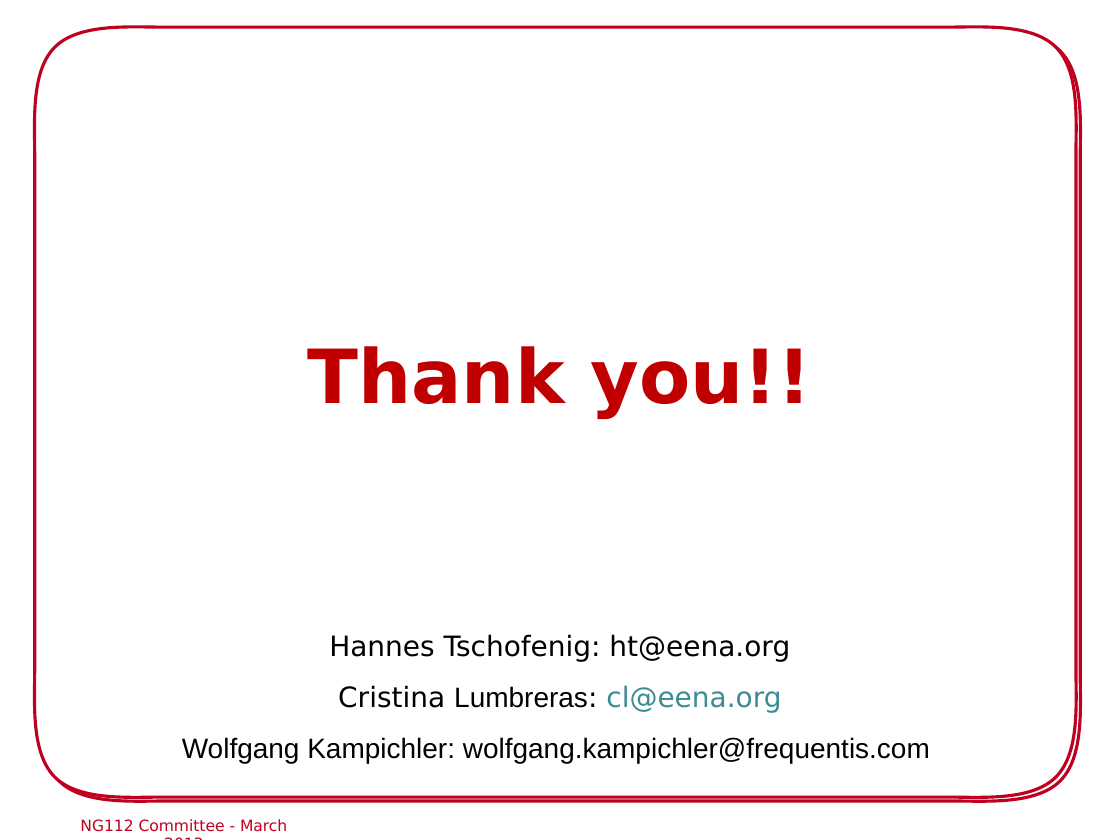
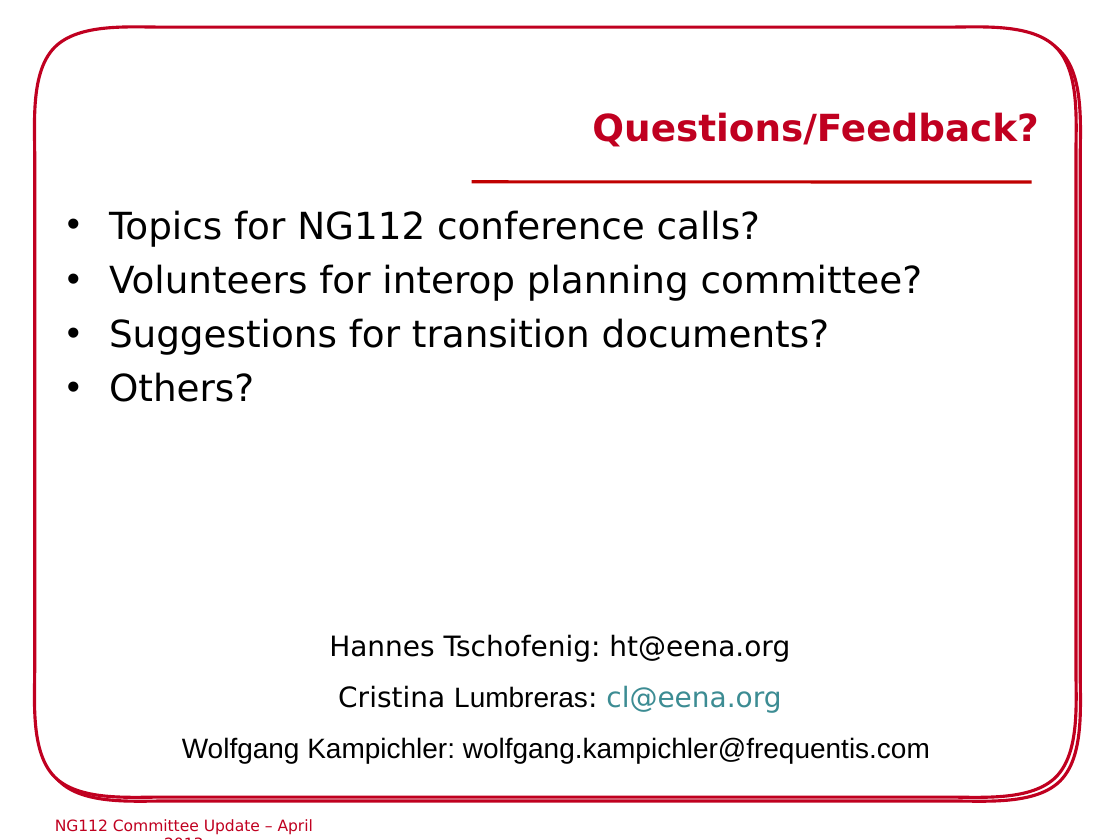
Before and after one commit to hannestschofenig/tschofenig-ids, a slide deck: slide 19 of eena-workshop-riga2013/NG112_Commitee_Riga.ppt (slide 18 before the commit). Drawn at 1120x840 pixels with LibreOffice and Linux fonts; fonts in the diff are those of the drawing; background and template pictures are left out. Boxes give left, top, right and bottom in pixels: in the first picture for what was removed or moved away, otherwise in the second. Text is boxed around its words. In the diff, an @@ line names an element or a change of style, - is before the commit and + after.

```diff
--- a/eena-workshop-riga2013/NG112_Commitee_Riga.ppt
+++ b/eena-workshop-riga2013/NG112_Commitee_Riga.ppt
@@ text added at bbox=[592, 112, 1038, 147], 24 pt, text #C00020, bold @@
+Questions/Feedback?
@@ line added from (472, 181) to (1032, 183), #C00000 2.01 pt @@
@@ text added at bbox=[109, 210, 922, 402], 24 pt, text #000000 @@
+• Topics for NG112 conference calls?
+• Volunteers for interop planning committee?
+• Suggestions for transition documents?
+• Others?
@@ text removed at bbox=[308, 346, 812, 419] @@
-Thank you!!
@@ text at bbox=[55, 819, 313, 835]: text changed @@
-NG112 Committee - March 2013
+NG112 Committee Update – April 2013
```
Also in this commit, not shown: 15 other slides changed, 3 slides added, 2 slides removed.
